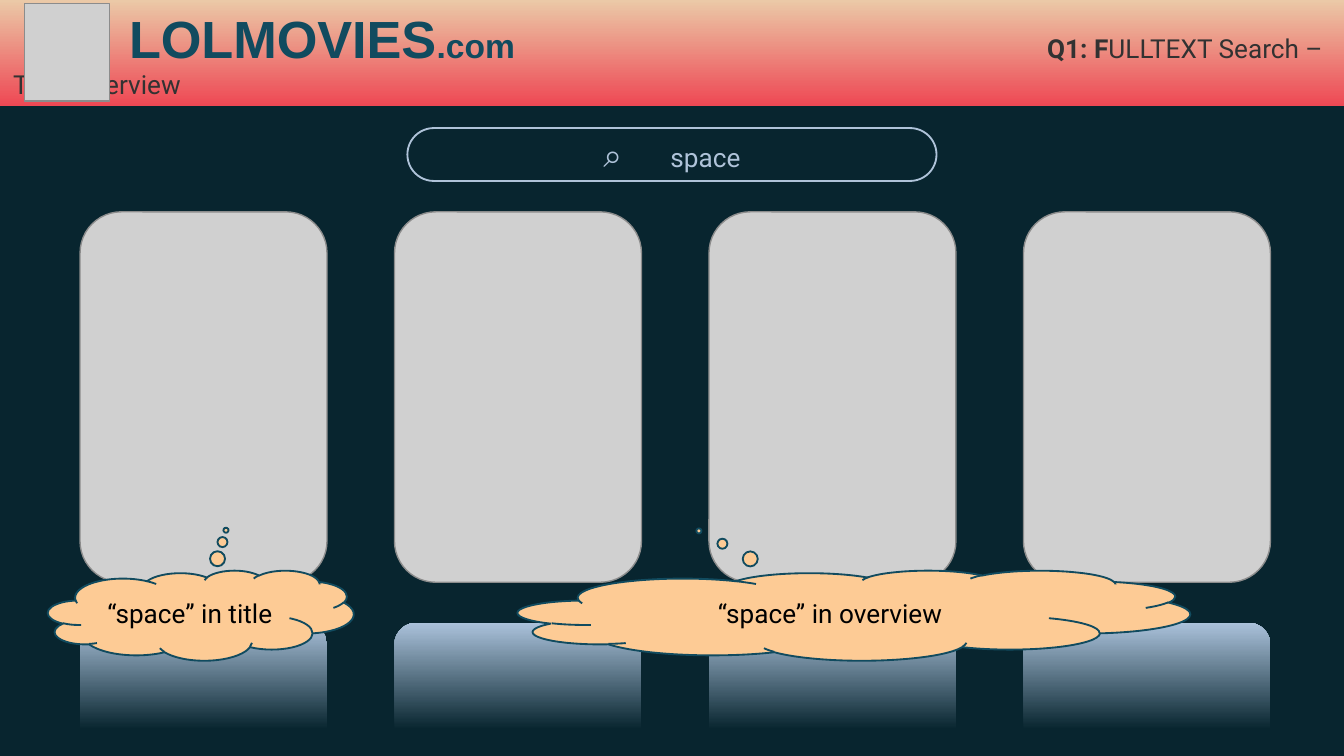
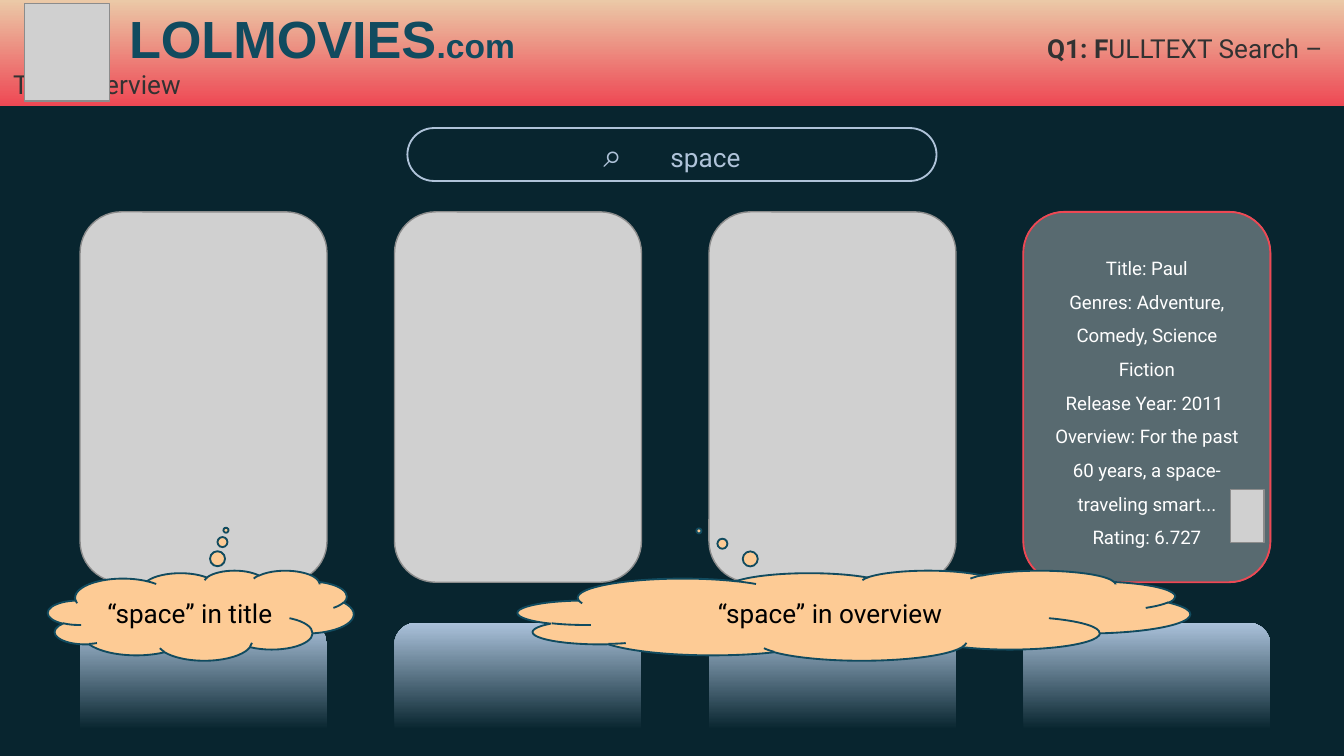
Before and after one commit to MichalBKM/DBMS_Project, a slide deck: slide 4 of do not ZIP for moodle/user_manual.pptx. Drawn at 1344x756 pixels with LibreOffice and Linux fonts; fonts in the diff are those of the drawing; grey boxes stand for pictures. Boxes give left, top, right and bottom in pixels: in the first picture for what was removed or moved away, otherwise in the second. Text is boxed around its words. In the diff, an @@ line names an element or a change of style, - is before the commit and + after.

```diff
--- a/do not ZIP for moodle/user_manual.pptx
+++ b/do not ZIP for moodle/user_manual.pptx
@@ rounded rectangle added at box(1023, 212, 1270, 583), fill #092630 at 60% opacity, outline #EE4854 1 pt, 10 pt, text #FFFFFF @@
+Title: Paul
+Genres: Adventure, Comedy, Science Fiction
+Release Year: 2011
+Overview: For the past 60 years, a space-traveling smart...
+Rating: 6.727
@@ picture added at box(1231, 489, 1265, 542) @@
```
Also in this commit, not shown: 4 other slides changed, 2 other files.
